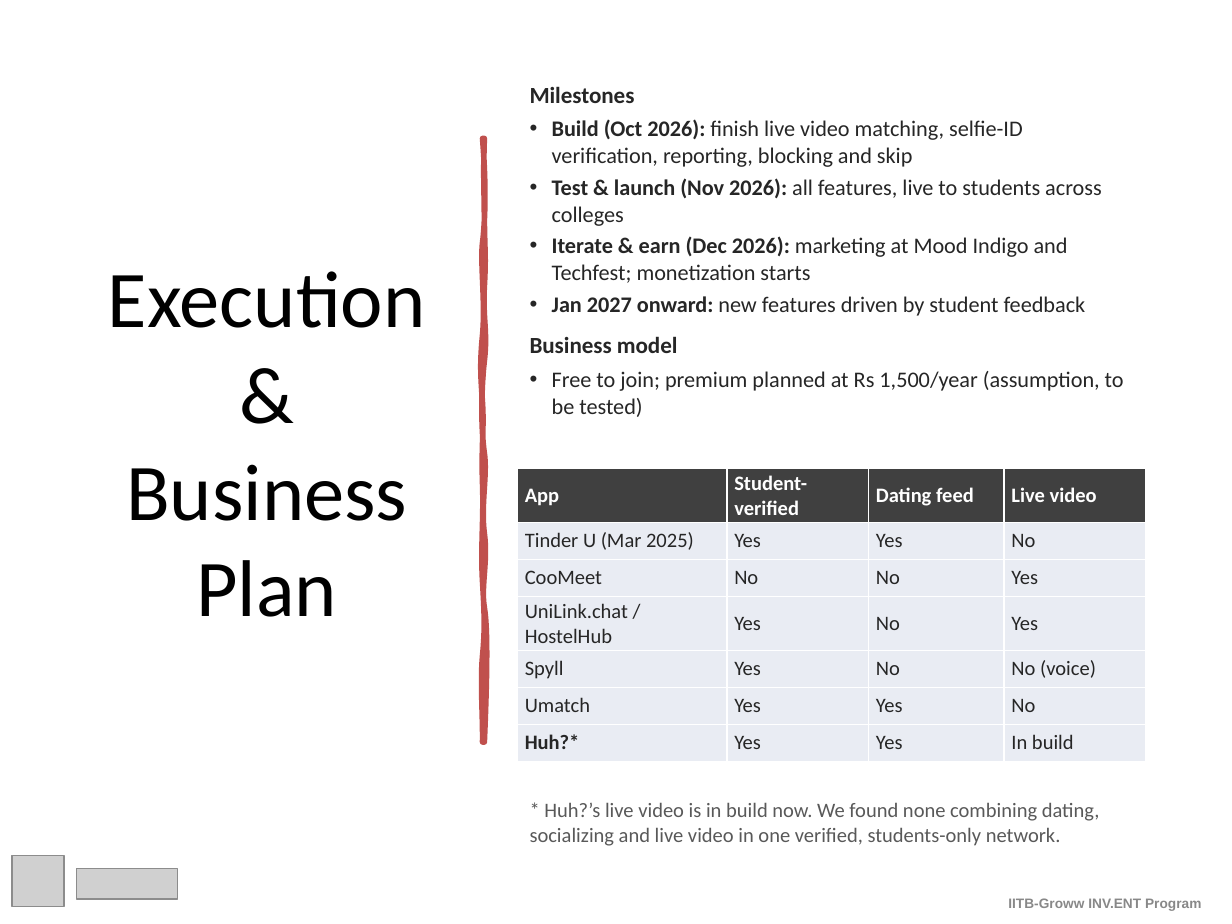
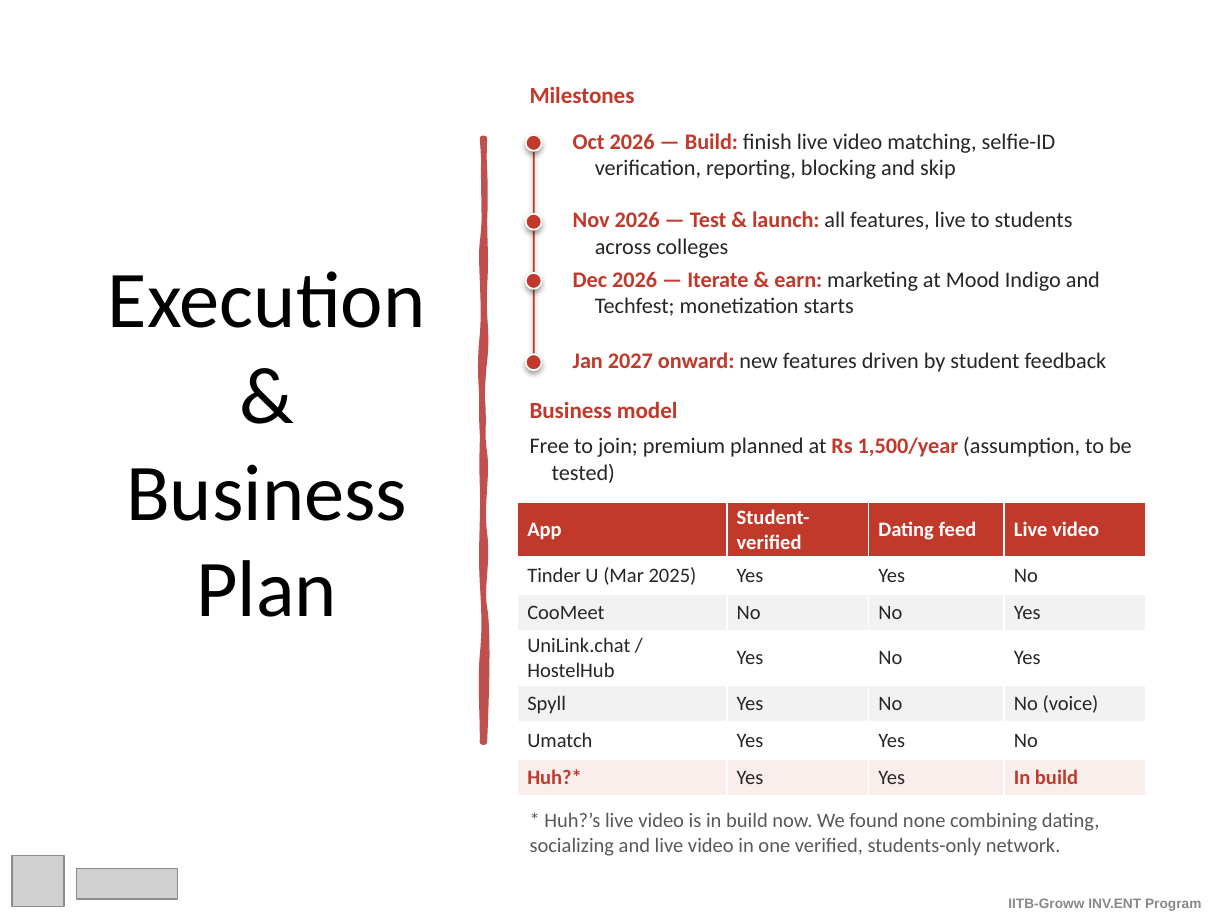
Before and after one commit to Adibhati/Matchalize3, a slide deck: slide 4 of Huh_PitchDeck.pptx. Drawn at 1232x924 pixels with LibreOffice and Linux fonts; fonts in the diff are those of the drawing; grey boxes stand for pictures. Boxes give left, top, right and bottom in pixels: in the first picture for what was removed or moved away, otherwise in the second. Text is boxed around its words. In the diff, an @@ line names an element or a change of style, - is before the commit and + after.

```diff
--- a/Huh_PitchDeck.pptx
+++ b/Huh_PitchDeck.pptx
@@ text "Milestones" at <box>530,86,635,103</box>: text colour #262626 to #C0392B; more space between paragraphs @@
@@ text at <box>530,119,1124,417</box>: paragraphs removed @@
-• Build (Oct 2026): finish live video matching, selfie-ID verification, reporting, blocking and skip
-• Test & launch (Nov 2026): all features, live to students across colleges
-• Iterate & earn (Dec 2026): marketing at Mood Indigo and Techfest; monetization starts
-• Jan 2027 onward: new features driven by student feedback
-Business model
-• Free to join; premium planned at Rs 1,500/year (assumption, to be tested)
@@ ellipse added at <box>526,134,542,150</box>, fill #C0392B, outline #FFFFFF 1 pt @@
@@ rectangle added at <box>533,134,535,355</box>, fill #C0392B @@
@@ text added at <box>573,133,1056,179</box>, 13 pt, text #262626 @@
+Oct 2026 — Build: finish live video matching, selfie-ID verification, reporting, blocking and skip
@@ ellipse added at <box>526,214,542,230</box>, fill #C0392B, outline #FFFFFF 1 pt @@
@@ text added at <box>573,211,1073,258</box>, 13 pt, text #262626 @@
+Nov 2026 — Test & launch: all features, live to students across colleges
@@ ellipse added at <box>526,272,542,288</box>, fill #C0392B, outline #FFFFFF 1 pt @@
@@ text added at <box>573,271,1100,316</box>, 13 pt, text #262626 @@
+Dec 2026 — Iterate & earn: marketing at Mood Indigo and Techfest; monetization starts
@@ ellipse added at <box>526,355,542,371</box>, fill #C0392B, outline #FFFFFF 1 pt @@
@@ text added at <box>573,352,1107,372</box>, 13 pt, text #262626 @@
+Jan 2027 onward: new features driven by student feedback
@@ text added at <box>530,401,1132,483</box>, 13 pt, text #262626 @@
+Business model
+Free to join; premium planned at Rs 1,500/year (assumption, to be tested)
@@ table at <box>517,503,1146,788</box> @@
@@ fill #404040 to #C0392B in row 1 @@
@@ fill #E9EDF4 to #FFFFFF in 12 cells @@
@@ fill #E9EDF4 to #F2F2F2 in 8 cells @@
@@ fill #E9EDF4 to #FAEEEC in row 7 @@
@@ text colour #262626 to #C0392B in "Huh?*", "In build" @@
@@ bold on in "In build" @@
@@ table: place and size @@
-table at <box>517,468,1146,753</box>
+table at <box>517,503,1146,788</box>
@@ text "* Huh?’s live video is ...": place and size @@
-text "* Huh?’s live video is ..." at <box>530,802,1100,846</box>
+text "* Huh?’s live video is ..." at <box>530,812,1100,856</box>
```
Also in this commit, not shown: 5 other slides changed, 7 other files.
